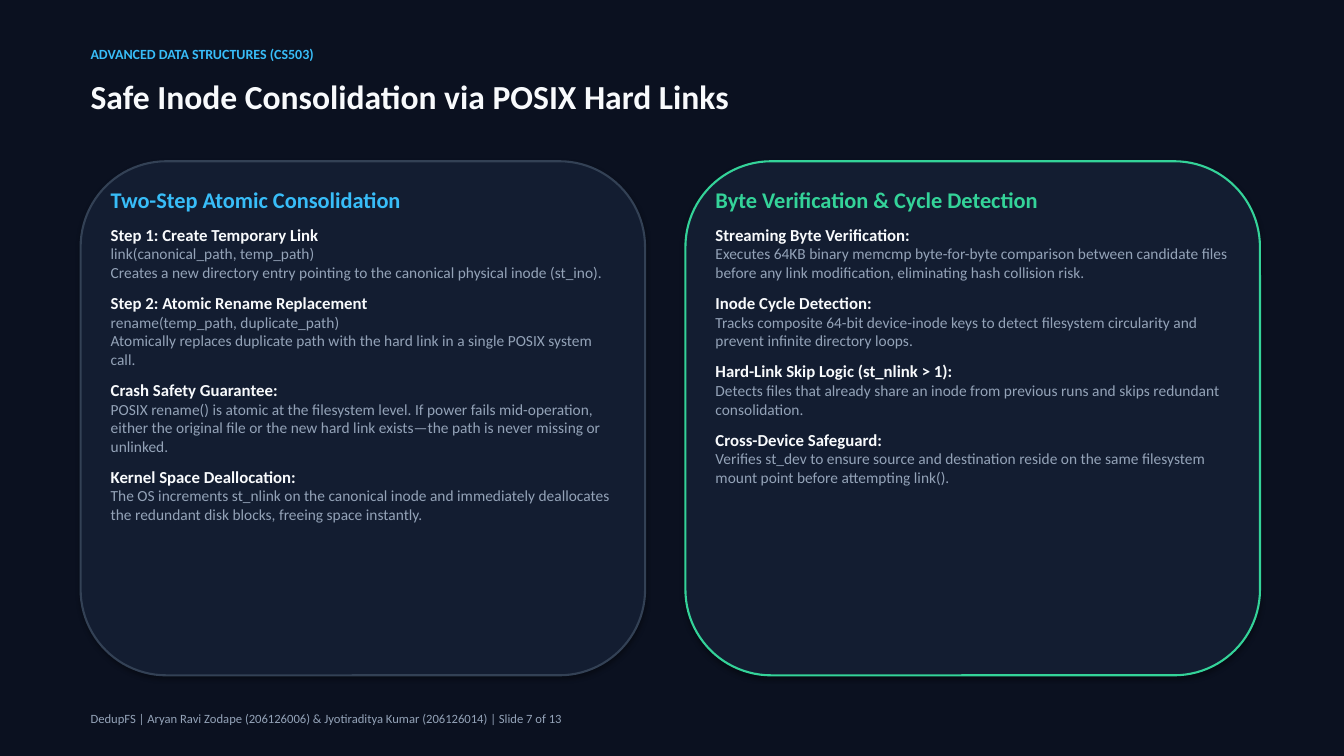
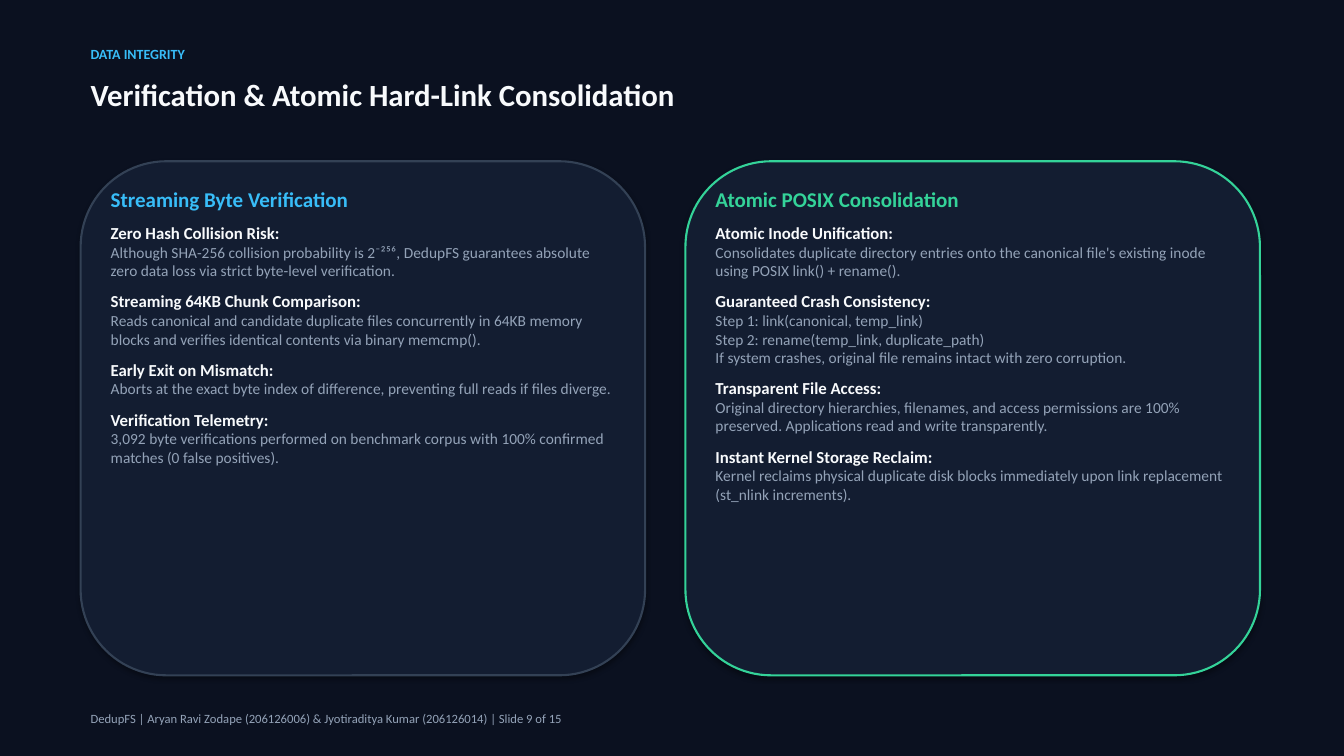
Before and after one commit to Jyotiraditya-kumar/DedupeFS, a slide deck: slide 9 of presentation/DedupFS_MTech_Presentation.pptx (slide 7 before the commit). Drawn at 1344x756 pixels with LibreOffice and Linux fonts; fonts in the diff are those of the drawing. Boxes give left, top, right and bottom in pixels: in the first picture for what was removed or moved away, otherwise in the second. Text is boxed around its words. In the diff, an @@ line names an element or a change of style, - is before the commit and + after.

Commit message:
feat(core,ds,benchmarks,ui,presentation): implement full M.Tech phases with all 4 ADS, benchmarks, and flowchart
- Implemented Hierarchical Merkle Hash Tree (ADS 3) for subtree duplicate detection and O(log N) change sync
- Implemented Binary Max-Heap Priority Queue (ADS 4) with Floyd's O(N) heapify and Pareto storage reclamation
- Added dedicated unit test suites tests/test_priority_queue.cpp and tests/test_merkle_tree.cpp (6 suites, 100% pass rate)
- Created comprehensive benchmarking engine (benchmarks/run_benchmarks.py) comparing Naive O(N^2), Full SHA-256, and DedupFS
- Upgraded standalone presentation (presentation/DedupFS_MTech_Presentation.pptx) and web slides (presentation/index.html) to 15 master slides with architecture flowchart and benchmark comparison
- Enhanced Web Management UI (ui/templates/index.html & ui/app.py) with interactive Pipeline Flowchart, Merkle Tree Explorer, Priority Queue & Pareto analyzer, and Algorithmic Benchmarks tab

```diff
--- a/presentation/DedupFS_MTech_Presentation.pptx
+++ b/presentation/DedupFS_MTech_Presentation.pptx
@@ text at bbox=[91, 50, 185, 59]: text changed @@
-ADVANCED DATA STRUCTURES (CS503)
+DATA INTEGRITY
@@ text at bbox=[91, 84, 675, 107]: text changed; size 24 to 22 pt @@
-Safe Inode Consolidation via POSIX Hard Links
+Verification & Atomic Hard-Link Consolidation
@@ text at bbox=[111, 192, 611, 466]: text changed @@
-Two-Step Atomic Consolidation
-Step 1: Create Temporary Link
-link(canonical_path, temp_path)
-Creates a new directory entry pointing to the canonical physical inode (st_ino).
-Step 2: Atomic Rename Replacement
-rename(temp_path, duplicate_path)
-Atomically replaces duplicate path with the hard link in a single POSIX system call.
-Crash Safety Guarantee:
-POSIX rename() is atomic at the filesystem level. If power fails mid-operation, either the original file or the new hard link exists—the path is never missing or unlinked.
-Kernel Space Deallocation:
-The OS increments st_nlink on the canonical inode and immediately deallocates the redundant disk blocks, freeing space instantly.
+Streaming Byte Verification
+Zero Hash Collision Risk:
+Although SHA-256 collision probability is 2⁻²⁵⁶, DedupFS guarantees absolute zero data loss via strict byte-level verification.
+Streaming 64KB Chunk Comparison:
+Reads canonical and candidate duplicate files concurrently in 64KB memory blocks and verifies identical contents via binary memcmp().
+Early Exit on Mismatch:
+Aborts at the exact byte index of difference, preventing full reads if files diverge.
+Verification Telemetry:
+3,092 byte verifications performed on benchmark corpus with 100% confirmed matches (0 false positives).
@@ text at bbox=[715, 192, 1222, 502]: text changed @@
-Byte Verification & Cycle Detection
-Streaming Byte Verification:
-Executes 64KB binary memcmp byte-for-byte comparison between candidate files before any link modification, eliminating hash collision risk.
-Inode Cycle Detection:
-Tracks composite 64-bit device-inode keys to detect filesystem circularity and prevent infinite directory loops.
-Hard-Link Skip Logic (st_nlink > 1):
-Detects files that already share an inode from previous runs and skips redundant consolidation.
-Cross-Device Safeguard:
-Verifies st_dev to ensure source and destination reside on the same filesystem mount point before attempting link().
+Atomic POSIX Consolidation
+Atomic Inode Unification:
+Consolidates duplicate directory entries onto the canonical file's existing inode using POSIX link() + rename().
+Guaranteed Crash Consistency:
+Step 1: link(canonical, temp_link)
+Step 2: rename(temp_link, duplicate_path)
+If system crashes, original file remains intact with zero corruption.
+Transparent File Access:
+Original directory hierarchies, filenames, and access permissions are 100% preserved. Applications read and write transparently.
+Instant Kernel Storage Reclaim:
+Kernel reclaims physical duplicate disk blocks immediately upon link replacement (st_nlink increments).
@@ text at bbox=[91, 714, 562, 725]: text changed @@
-DedupFS | Aryan Ravi Zodape (206126006) & Jyotiraditya Kumar (206126014) | Slide 7 of 13
+DedupFS | Aryan Ravi Zodape (206126006) & Jyotiraditya Kumar (206126014) | Slide 9 of 15
```
Also in this commit, not shown: 7 other slides changed, 7 slides added, 5 slides removed, 25 other files.
